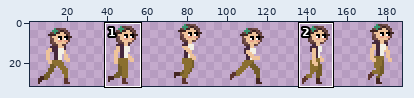
Two versions of one sprite sheet, TimeGame/Assets/Sprites/character_running_sheet.png. The picture above shows the old version from afar; the outline marks the close-up.
Close-up. As it was:
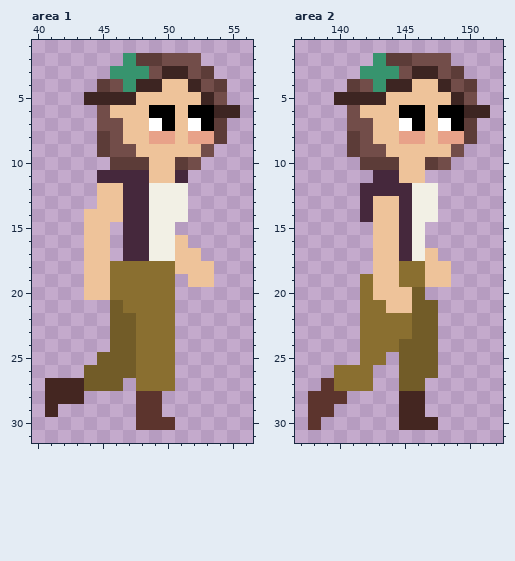
The file is 192x32 pixels. Shown: area 1: x 40..56, y 1..31; area 2: x 137..152, y 1..31. The wide view leaves out empty margins. The commit also changed other parts of the picture, which this record leaves out.
Now the later version:
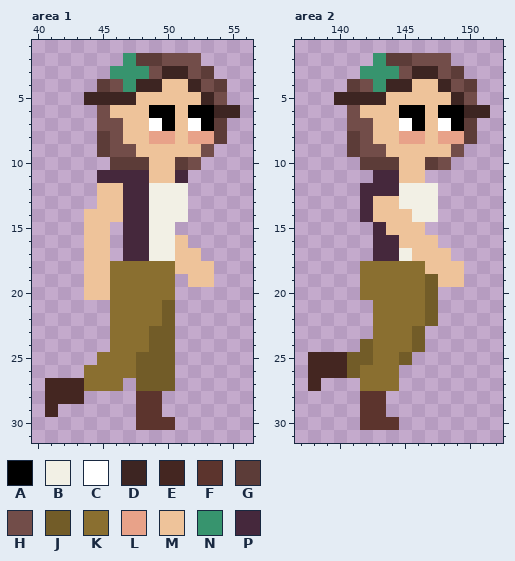
Palette (. is transparent): A #000000  B #f2f0e5  C #ffffff  D #3d2522  E #442621  F #5c342d  G #5c3c38  H #724d49  J #725c28  K #8a6f30  L #e8a289  M #eec39a  N #37946e  P #45283c
Change:
Area 1:
y 21: x 46 J -> K; x 50 K -> J
y 22: x 46..47 JJ -> KK; x 50 K -> J
y 23..24: x 46..47 JJ -> KK; x 49..50 KK -> JJ
y 25: x 45..50 JJJKKK -> KKKJJJ
y 26: x 44..50 JJJJKKK -> KKKKJJJ
y 27: x 44..46 JJJ -> KKK; x 48..50 KKK -> JJJ
Area 2:
y 12..13: x 145 P -> B
y 14: x 145 P -> M
y 15: x 143 M -> P; x 145..146 PB -> MM
y 16: x 143..147 MMPB. -> PPMMM
y 17: x 143..146 MMPB -> PPBM; x 148 . -> M
y 18: x 142..144 .MM -> KKK; x 149 . -> M
y 19: x 143..144 MM -> KK; x 147 M -> J; x 149 . -> M
y 20: x 143..147 MMMJ. -> KKKKJ
y 21: x 142 K -> .; x 144..146 MMJ -> KKK
y 22: x 142 K -> .; x 146 J -> K
y 23: x 142 K -> .; x 147 J -> .
y 24: x 142 K -> J; x 145 J -> K; x 147 J -> .
y 25: x 138..142 ....K -> EEEJJ; x 144 . -> K; x 146..147 JJ -> ..
y 26: x 138..141 ..KK -> EEEJ; x 143..147 ..JJJ -> KK...
y 27: x 138..141 .FKK -> E...; x 143..146 ..JJ -> KK..
y 28: x 138..140 FFF -> ...; x 142..143 .. -> FF; x 145..146 EE -> ..
y 29: x 138..139 FF -> ..; x 142..143 .. -> FF; x 145..146 EE -> ..
y 30: x 138 F -> .; x 142..147 ...EEE -> FFF...
Pixel boxes of the changes (left, top, right, bottom) in both close-ups:
changed: (84, 300, 175, 391)
changed: (308, 183, 464, 430)
